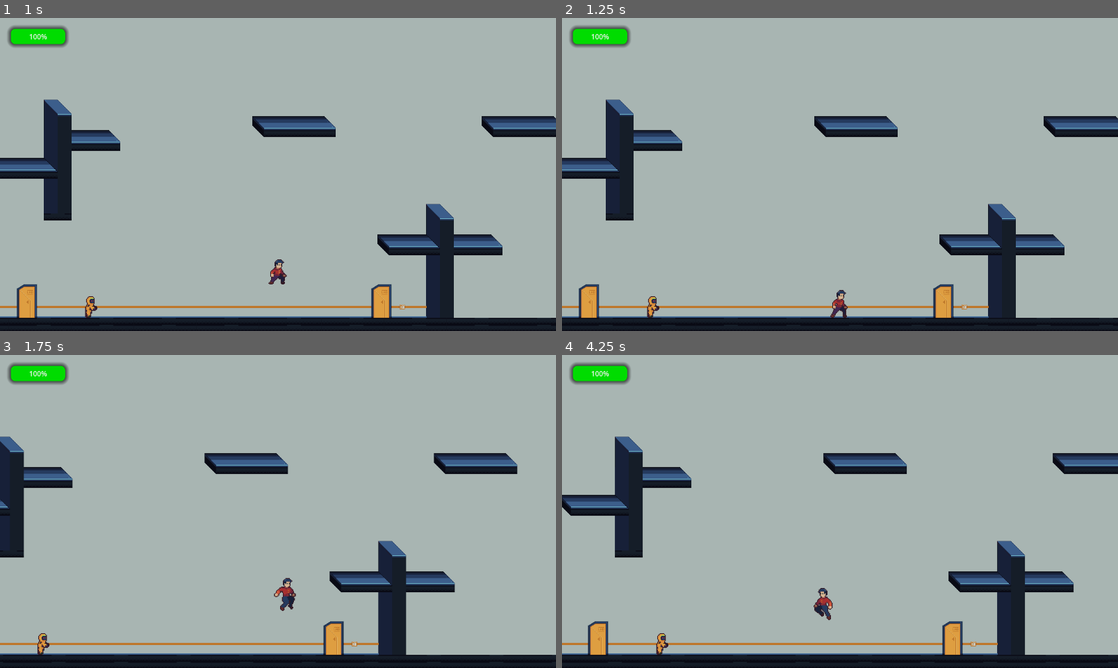
Above: before the commit, frames 1-4 (two rows, left to right).
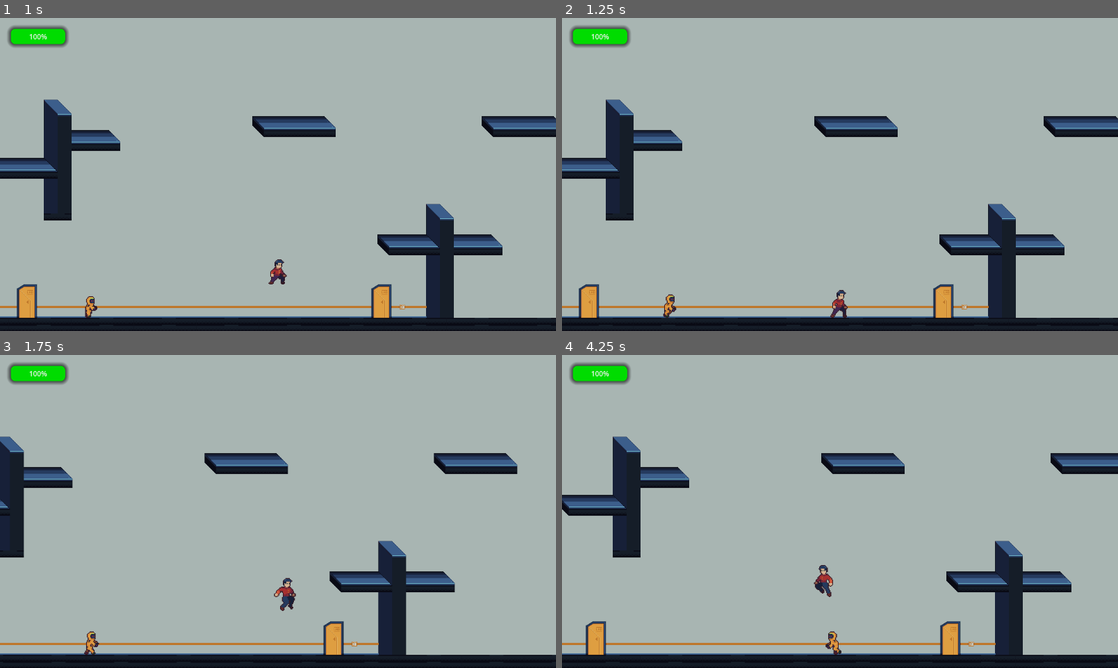
Above: after the commit, the same moments.

Repository: jame581/ShadowSecrets
Game: Godot game, scene res://maps/main_menu.tscn
Same seed, same stepped clock (60 frames per second), same inputs: the game is played once before the commit and once after it.
Inputs:
- Up to frame 1 (1 s): click "Start game" at 0.5 s
- Up to frame 2 (1.25 s): no input
- Up to frame 3 (1.75 s): tap Enter (ui_accept) at 1.25, 1.35 s; hold Right (ui_right) from 1.28 s (still down); tap Space (jump) at 1.52, 1.55 s
- Up to frame 4 (4.25 s): tap Space (jump) at 1.82, 2.1, 2.27, 2.57, 3.05, 3.77, 4.07 s; tap Enter (ui_accept) at 2.3, 3.6 s; release Right (ui_right) at 2.78 s; hold E (interact) 2.78-3.53 s; hold Left (ui_left) from 2.78 s (still down)

Frame 1 is identical in both runs. In frame 2, 0.2% of the frame differs, in the area x 15-21%, y 88-96%; in frame 3, 0.2%; in frame 4, 1.9%, in the area x 0-92%, y 26-96%.

Commit message:
Refactor enemy behavior to include return to start position functionality and update collision shape

Diff:
--- a/project/scenes/enemies/enemy.tscn
+++ b/project/scenes/enemies/enemy.tscn
@@ -6,8 +6,9 @@
 [sub_resource type="RectangleShape2D" id="RectangleShape2D_j4pcy"]
 size = Vector2(18, 26.5)
 
-[sub_resource type="CircleShape2D" id="CircleShape2D_tp6es"]
-radius = 108.51
+[sub_resource type="CapsuleShape2D" id="CapsuleShape2D_tr7es"]
+radius = 40.5
+height = 449.0
 
 [sub_resource type="Animation" id="Animation_chd1i"]
 resource_name = "idle"
@@ -191,7 +192,9 @@
 
 [node name="CollisionShape2D" type="CollisionShape2D" parent="PlayerDetectArea"]
 position = Vector2(-1, 1.5)
-shape = SubResource("CircleShape2D_tp6es")
+rotation = 1.5708
+shape = SubResource("CapsuleShape2D_tr7es")
+one_way_collision_margin = 0.0
 
 [node name="Sprite" type="Sprite2D" parent="." groups=["enemy"]]
 texture = ExtResource("1_0jedr")
@@ -204,5 +207,9 @@
 "": SubResource("AnimationLibrary_sgqil")
 }
 
+[node name="ReturnToStartPositionTimer" type="Timer" parent="."]
+wait_time = 5.0
+
 [connection signal="body_entered" from="PlayerDetectArea" to="." method="_on_player_detect_area_body_entered"]
 [connection signal="body_exited" from="PlayerDetectArea" to="." method="_on_player_detect_area_body_exited"]
+[connection signal="timeout" from="ReturnToStartPositionTimer" to="." method="_on_return_to_start_position_timer_timeout"]
--- a/project/scripts/enemy.gd
+++ b/project/scripts/enemy.gd
@@ -4,40 +4,52 @@
 const SPEED = 300.0
 const JUMP_VELOCITY = -400.0
 
+const OFFSET_FROM_POSITION = 10
+
 @export_group("Enemy Properties")
 @export var movement_speed: float = 100.0
 @export var health: int = 100
 @export var damage: int = 10
 
+
 @onready var animation_player: AnimationPlayer = get_node("AnimationPlayer")
 @onready var sprite: Sprite2D = get_node("Sprite")
+@onready var return_timer: Timer = get_node("ReturnToStartPositionTimer")
 
 var chase_player: bool = false
 var player: Node = null
+var last_player_position: Vector2 = Vector2.ZERO
+var start_position: Vector2 = Vector2.ZERO
+var return_to_home : bool = false
+
+func _ready() -> void:
+	start_position = global_position
+
 
 func _physics_process(delta: float) -> void:
 	# Add the gravity.
 	var direction = 0
 
+	# Move the enemy.
 	if not is_on_floor():
 		velocity += get_gravity() * delta
-	elif chase_player and player != null:
+	elif chase_player and player != null: # Chase the player.
 		direction = (player.global_position - global_position).normalized()
 		velocity.x = direction.x * movement_speed
+	elif last_player_position != Vector2.ZERO: # Move towards the last player position.
+		direction = (last_player_position - global_position).normalized()
+		velocity.x = direction.x * movement_speed
+		if global_position.distance_to(last_player_position) < 5:
+			last_player_position = Vector2.ZERO
+			return_timer.start()
+	elif return_to_home: # Return to the start position.
+		direction = (start_position - global_position).normalized()
+		velocity.x = direction.x * movement_speed
+		if global_position.distance_to(start_position) < OFFSET_FROM_POSITION:
+			return_to_home = false
 	else:
 		velocity.x = move_toward(velocity.x, 0, movement_speed)
 
-	# Handle jump.
-	# if Input.is_action_just_pressed("ui_accept") and is_on_floor():
-	# 	velocity.y = JUMP_VELOCITY
-
-	# Get the input direction and handle the movement/deceleration.
-	# As good practice, you should replace UI actions with custom gameplay actions.
-	# var direction := Input.get_axis("ui_left", "ui_right")
-	# if direction:
-	# 	velocity.x = direction * SPEED
-	# else:
-	# 	velocity.x = move_toward(velocity.x, 0, SPEED)
 	select_animation(direction)
 	flip_sprite_by_direction()
 	move_and_slide()
@@ -59,6 +71,11 @@
 			sprite.scale.x = 1
 			sprite.offset.x = 0
 
+func _on_return_to_start_position_timer_timeout() -> void:
+	if global_position.distance_to(start_position) > OFFSET_FROM_POSITION:
+		return_to_home = true
+		pass
+
 func _on_player_detect_area_body_entered(body: Node) -> void:
 	if body.is_in_group("player"):
 		print("Player entered!")
@@ -68,5 +85,6 @@
 func _on_player_detect_area_body_exited(body: Node) -> void:
 	if body.is_in_group("player"):
 		chase_player = false
+		last_player_position = player.global_position
 		player = null
 		print("Player exited!")
